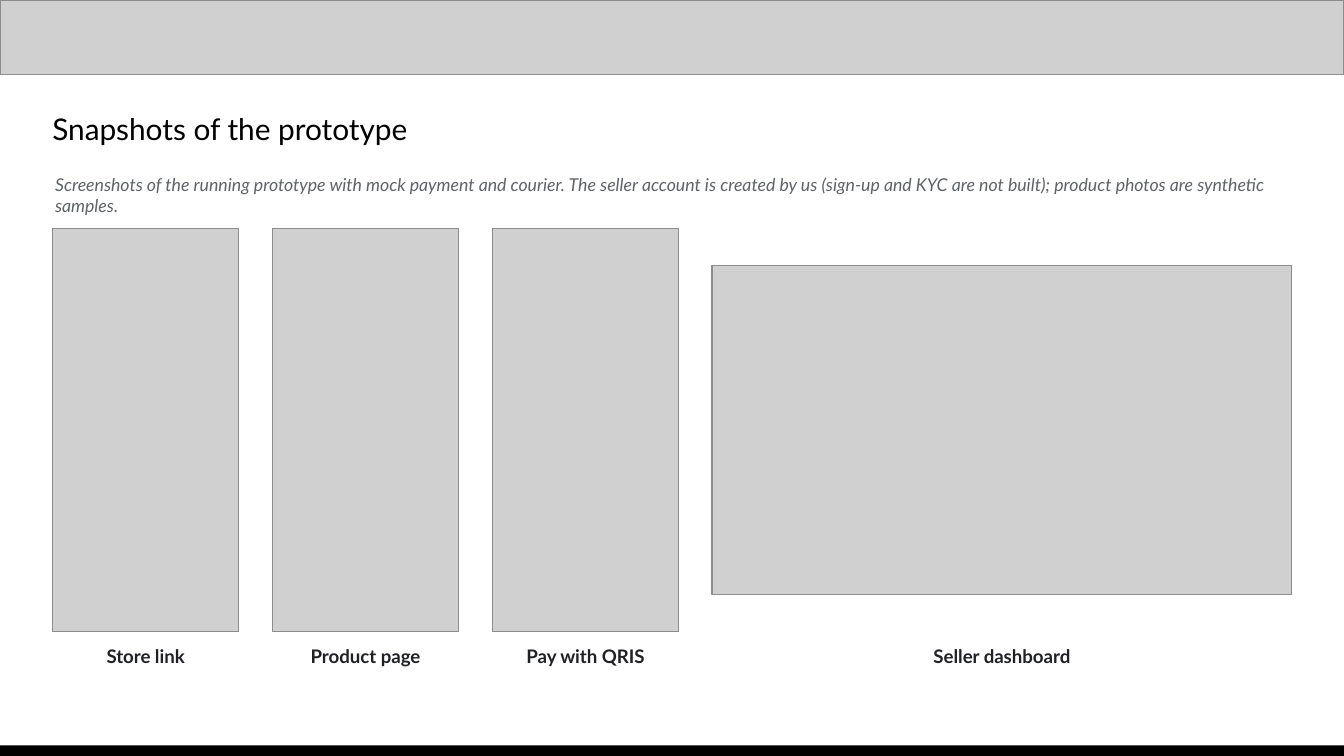
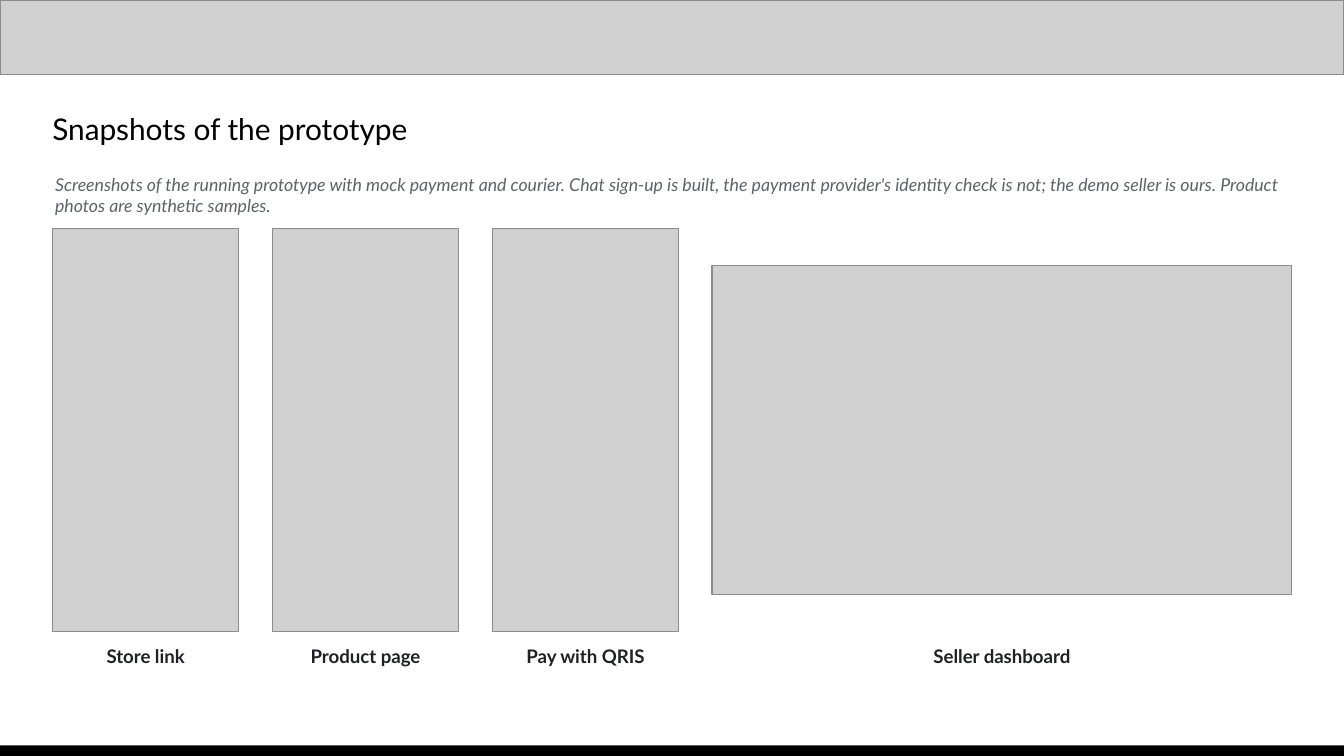
Before and after one commit to galihsatriawan/etalase, a slide deck: slide 10 of submission/Etalase_AI_Builder_Cup_Submission.pptx. Drawn at 1344x756 pixels with LibreOffice and Linux fonts; fonts in the diff are those of the drawing; grey boxes stand for pictures. Boxes give left, top, right and bottom in pixels: in the first picture for what was removed or moved away, otherwise in the second. Text is boxed around its words. In the diff, an @@ line names an element or a change of style, - is before the commit and + after.

```diff
--- a/submission/Etalase_AI_Builder_Cup_Submission.pptx
+++ b/submission/Etalase_AI_Builder_Cup_Submission.pptx
@@ text at (x1=55, y1=178, x2=1278, y2=215): text changed @@
-Screenshots of the running prototype with mock payment and courier. The seller account is created by us (sign-up and KYC are not built); product photos are synthetic samples.
+Screenshots of the running prototype with mock payment and courier. Chat sign-up is built, the payment provider's identity check is not; the demo seller is ours. Product photos are synthetic samples.
```
Also in this commit, not shown: 3 other slides changed, 1 other file.
